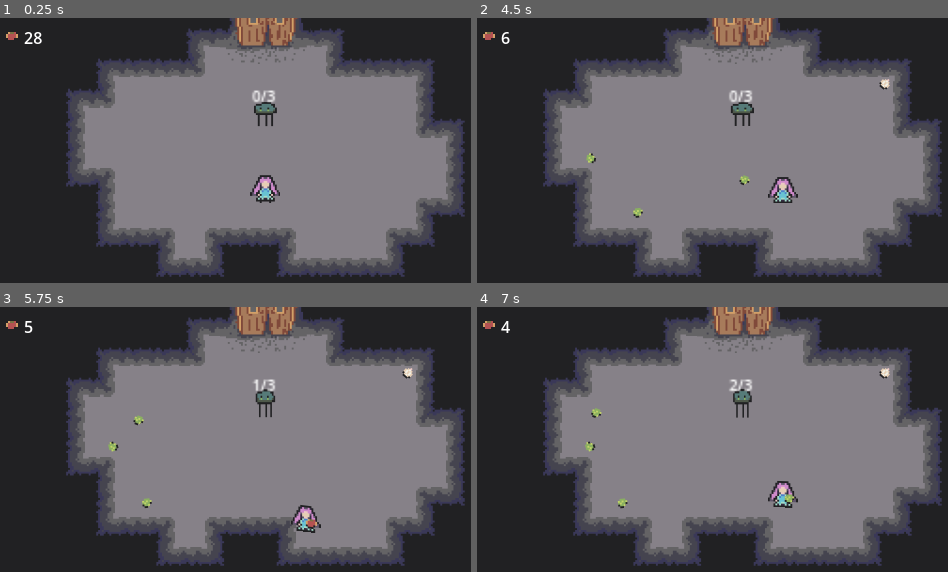
Above: before the commit, frames 1-4 (two rows, left to right).
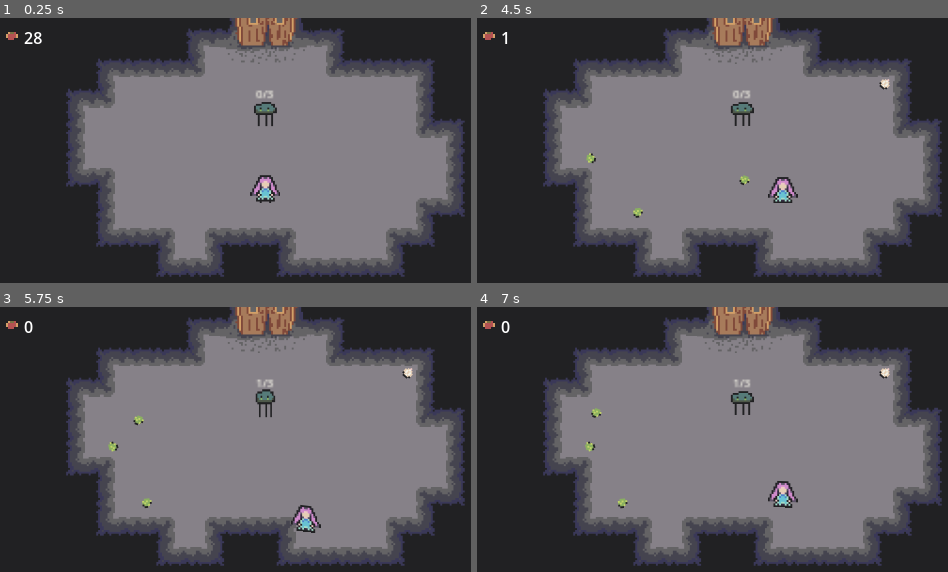
Above: after the commit, the same moments.

Repository: OlliO6/Main-Taiming
Game: Godot game, scene res://game.tscn
The game is run twice, just before and just after one commit, with the same random seed, the same clock (stepped at 60 frames per second) and the same inputs.
Inputs (mouse positions are in pixels of both pictures, inside the frame that each line leads up to):
- Up to frame 1 (0.25 s): no input
- Up to frame 2 (4.5 s): tap Enter (ui_accept) at 0.5, 0.77, 3.77 s; move the mouse to (820, 139) at 0.52 s; hold D (move_right) 0.53-1.25 s; hold E (interact) 0.53-1.25 s; click (820, 139) at 0.67 s; drag from (618, 166) to (783, 195) at 1.27 s; move the mouse to (759, 94) at 2.02 s; hold D (move_right) 2.03-2.75 s; tap Backspace at 2.1 s; drag from (688, 206) to (740, 121) at 2.77 s; move the mouse to (858, 192) at 3.52 s; hold A (move_left) 3.53-4.25 s; hold F 3.53-4.25 s; drag from (571, 113) to (641, 84) at 4.27 s
- Up to frame 3 (5.75 s): move the mouse to (259, 442) at 5.02 s; hold S (move_down) from 5.03 s (still down); tap Space at 5.1 s; click (259, 442) at 5.17 s
- Up to frame 4 (7 s): release S (move_down) at 5.75 s; drag from (641, 373) to (783, 524) at 5.77 s; move the mouse to (820, 428) at 6.52 s; hold W (move_up) from 6.53 s (still down); hold E (interact) from 6.53 s (still down); tap Enter (ui_accept) at 6.77 s

The runs differ from the first frame. In frame 1, 0.1% of the frame differs, in the area x 53-59%, y 27-33%; in frame 2, 0.2%; in frame 3, 0.2%; in frame 4, 0.4%, in the area x 5-68%, y 5-75%.

Commit message:
Make teammates follow you

Diff:
--- a/door/door.tscn
+++ b/door/door.tscn
@@ -12,9 +12,11 @@
 
 [sub_resource type="LabelSettings" id="LabelSettings_jehai"]
 font_size = 8
+font_color = Color(0.94902, 0.941176, 0.898039, 1)
 
 [sub_resource type="LabelSettings" id="LabelSettings_r3n27"]
 font_size = 6
+font_color = Color(0.94902, 0.941176, 0.898039, 1)
 
 [sub_resource type="RectangleShape2D" id="RectangleShape2D_xkiri"]
 size = Vector2(22, 10)
@@ -57,7 +59,7 @@
 offset_top = -16.0
 offset_right = 79.0
 offset_bottom = 7.0
-text = "You need at least 1 monster on your side"
+text = "You need at least 1 monster in your team"
 label_settings = SubResource("LabelSettings_r3n27")
 horizontal_alignment = 1
 
--- a/game.tscn
+++ b/game.tscn
@@ -69,10 +69,10 @@
 tween_on_load = false
 inactive_update_mode = 0
 
+[node name="Door2" parent="Room" instance=ExtResource("9_rjsbv")]
+position = Vector2(0, -91)
+
 [node name="Player" parent="." instance=ExtResource("2_5idx6")]
 
 [node name="TestMonster" parent="." instance=ExtResource("5_vnat6")]
 position = Vector2(0, -40)
-
-[node name="Door2" parent="." instance=ExtResource("9_rjsbv")]
-position = Vector2(0, -91)
--- a/monster/monster.gd
+++ b/monster/monster.gd
@@ -6,6 +6,10 @@
 @export_group("taming")
 @export var vegetables_needed: int = 3
 @export var tame_outline_color: Color
+@export_group("following")
+@export var follow_max_player_dist: float
+@export var follow_speed: float
+@export_range(0, 1) var follow_damping: float
 @export_group("")
 @export var selected_outline_color: Color
 @export var in_team_outline_color: Color
@@ -37,6 +41,30 @@
 
 	Globals.team_changed.connect(_on_team_changed)
 
+func _physics_process(delta: float) -> void:
+
+	match state_machine.state:
+		preperation_state:
+			if is_in_team():
+				follow_player(delta)
+			else:
+				_set_anim_state("idle")
+
+func follow_player(delta: float):
+	var player_pos:= Globals.player.position
+	var target_velocity: Vector2
+
+	if player_pos.distance_to(position) < follow_max_player_dist:
+		_set_anim_state("idle")
+		target_velocity = Vector2.ZERO
+	else:
+		_set_anim_state("run")
+		var dir:= (player_pos - position).normalized()
+		target_velocity = dir * follow_speed
+
+	velocity = velocity.lerp(target_velocity, (1 - follow_damping) * delta)
+	move_and_slide()
+
 func is_in_team() -> bool:
 	return self in Globals.team
 
@@ -70,6 +98,9 @@
 			return Globals.game_state == Globals.GameState.PREPERATION
 
 	return !health_interface.is_full_health()
+
+func _set_anim_state(state: String):
+	animation_tree.set("parameters/state/transition_request", state)
 
 func _set_outline_color(color: Color, save: bool) -> void:
 	if save:
@@ -97,6 +128,9 @@
 	if body is Vegetable:
 		if is_feedable():
 			feed(body)
+		elif health_interface.is_full_health():
+			create_tween().tween_property(health_label, "modulate:a", 0.0, 1).from(1.0)\
+				.set_ease(Tween.EASE_IN).set_trans(Tween.TRANS_EXPO)
 		return
 
 func _get_interact_label_text() -> String:
@@ -130,6 +164,7 @@
 
 func _update_health_label(max: int, current: int) -> void:
 	health_label.text = str(current) + "/" + str(max)
+	health_label.modulate.a = 0 if max == current else 1
 
 func _on_health_changed(health: int) -> void:
 	_update_health_label(health_interface.max_health, health)
@@ -148,7 +183,7 @@
 func _on_knockout() -> void:
 	health_label.visible = Globals.game_state == Globals.GameState.PREPERATION
 	_set_outline_color(knocked_outline_color, true)
-	animation_tree.set("parameters/knocked_switch/transition_request", 1)
+	animation_tree.set("parameters/state/transition_request", 2)
 
 func _on_knocked_out_state_exited() -> void:
 	health_label.hide()
--- a/monster/test/test_monster.tscn
+++ b/monster/test/test_monster.tscn
@@ -232,44 +232,49 @@
 filters = ["Sprite:rotation", "Sprite:scale", "Sprite:skew"]
 mix_mode = 1
 
+[sub_resource type="AnimationNodeTimeScale" id="AnimationNodeTimeScale_fyd0t"]
+
 [sub_resource type="AnimationNodeTransition" id="AnimationNodeTransition_cso2k"]
 xfade_time = 0.5
-input_0/name = "alive"
+input_0/name = "idle"
 input_0/auto_advance = false
 input_0/reset = true
-input_1/name = "knocked"
+input_1/name = "run"
 input_1/auto_advance = false
 input_1/reset = true
-
-[sub_resource type="AnimationNodeBlend2" id="AnimationNodeBlend2_lxaf2"]
+input_2/name = "knocked"
+input_2/auto_advance = false
+input_2/reset = true
 
 [sub_resource type="AnimationNodeBlendTree" id="AnimationNodeBlendTree_k2he7"]
-graph_offset = Vector2(-339.977, -30.8447)
+graph_offset = Vector2(-262.227, -17.7117)
 nodes/Animation/node = SubResource("AnimationNodeAnimation_7yc8n")
-nodes/Animation/position = Vector2(-160, 0)
+nodes/Animation/position = Vector2(40, -40)
 "nodes/Animation 2/node" = SubResource("AnimationNodeAnimation_p6ptm")
-"nodes/Animation 2/position" = Vector2(-160, 140)
+"nodes/Animation 2/position" = Vector2(-100, 100)
 "nodes/Animation 3/node" = SubResource("AnimationNodeAnimation_nv6kw")
 "nodes/Animation 3/position" = Vector2(480, 220)
 "nodes/Animation 4/node" = SubResource("AnimationNodeAnimation_2sh73")
-"nodes/Animation 4/position" = Vector2(100, 240)
+"nodes/Animation 4/position" = Vector2(40, 240)
 nodes/feed/node = SubResource("AnimationNodeOneShot_pdgt1")
 nodes/feed/position = Vector2(660, 120)
-nodes/knocked_switch/node = SubResource("AnimationNodeTransition_cso2k")
-nodes/knocked_switch/position = Vector2(260, 140)
 nodes/output/position = Vector2(860, 160)
-nodes/run_blend/node = SubResource("AnimationNodeBlend2_lxaf2")
-nodes/run_blend/position = Vector2(0, 20)
-node_connections = [&"feed", 0, &"knocked_switch", &"feed", 1, &"Animation 3", &"knocked_switch", 0, &"run_blend", &"knocked_switch", 1, &"Animation 4", &"output", 0, &"feed", &"run_blend", 0, &"Animation", &"run_blend", 1, &"Animation 2"]
+nodes/run_speed/node = SubResource("AnimationNodeTimeScale_fyd0t")
+nodes/run_speed/position = Vector2(40, 100)
+nodes/state/node = SubResource("AnimationNodeTransition_cso2k")
+nodes/state/position = Vector2(240, 60)
+node_connections = [&"feed", 0, &"state", &"feed", 1, &"Animation 3", &"output", 0, &"feed", &"run_speed", 0, &"Animation 2", &"state", 0, &"Animation", &"state", 1, &"run_speed", &"state", 2, &"Animation 4"]
 
 [sub_resource type="RectangleShape2D" id="RectangleShape2D_wu04j"]
 size = Vector2(23, 18.5)
 
 [sub_resource type="LabelSettings" id="LabelSettings_4hu0g"]
 font_size = 8
+font_color = Color(0.94902, 0.941176, 0.898039, 1)
 
 [sub_resource type="LabelSettings" id="LabelSettings_ec72f"]
-font_size = 8
+font_size = 6
+font_color = Color(0.94902, 0.941176, 0.898039, 1)
 
 [sub_resource type="Curve" id="Curve_w2uaq"]
 _data = [Vector2(0, 0), 0.0, 0.0, 0, 0, Vector2(0.326733, 1), 0.0, 0.0, 0, 0, Vector2(1, 0), 0.0, 0.0, 0, 0]
@@ -296,8 +301,11 @@
 collision_mask = 17
 script = ExtResource("1_e686l")
 tame_outline_color = Color(0.827451, 0.627451, 0.407843, 1)
+follow_max_player_dist = 30.0
+follow_speed = 15.0
+follow_damping = 0.15
 selected_outline_color = Color(0.811765, 0.541176, 0.796078, 1)
-in_team_outline_color = Color(0.541176, 0.690196, 0.376471, 1)
+in_team_outline_color = Color(0.545098, 0.690196, 0.380392, 0)
 knocked_outline_color = Color(0.705882, 0.321569, 0.321569, 1)
 
 [node name="Health" type="Node" parent="."]
@@ -347,10 +355,10 @@
 parameters/feed/active = false
 parameters/feed/internal_active = false
 parameters/feed/request = 0
-parameters/knocked_switch/current_state = "alive"
-parameters/knocked_switch/transition_request = ""
-parameters/knocked_switch/current_index = 0
-parameters/run_blend/blend_amount = 0.0
+parameters/run_speed/scale = 1.0
+parameters/state/current_state = "idle"
+parameters/state/transition_request = ""
+parameters/state/current_index = 0
 
 [node name="InteractArea" type="Area2D" parent="."]
 collision_layer = 0
--- a/singeltons/globals.gd
+++ b/singeltons/globals.gd
@@ -9,7 +9,7 @@
 
 var player: Player
 
-var vegetable_count: int = 10:
+var vegetable_count: int = 5:
 	set(v):
 		vegetable_count_changed.emit()
 		vegetable_count = v
Not shown, changed: player/carrot_gun.afphoto~lock~
Not shown, changed: player/player.afphoto~lock~
